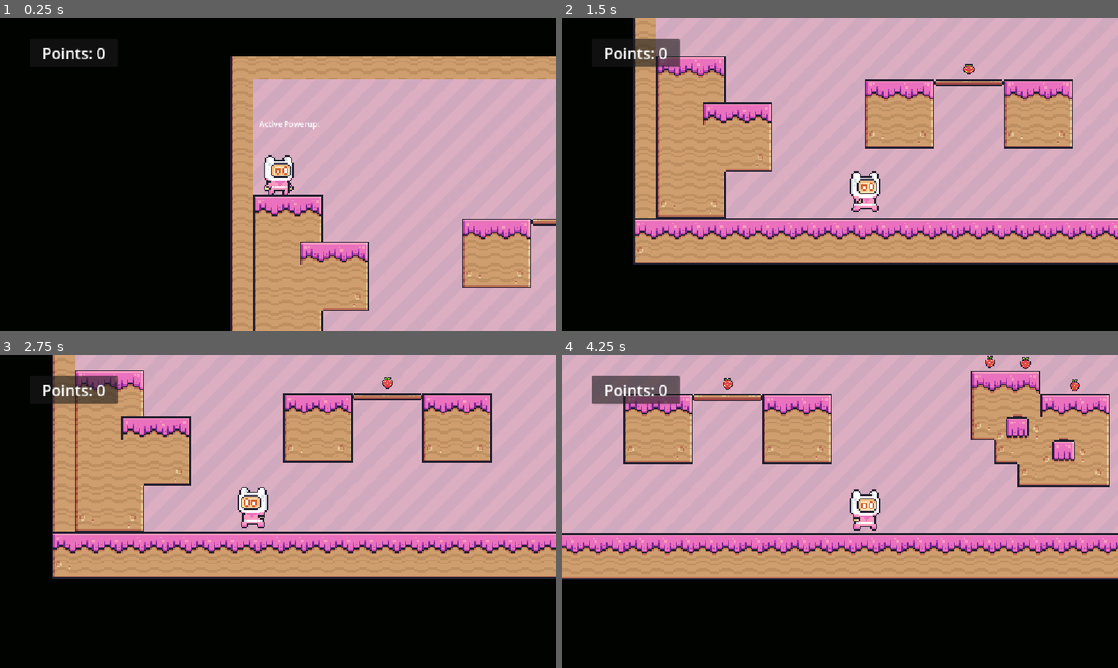
Above: before the commit, frames 1-4 (two rows, left to right).
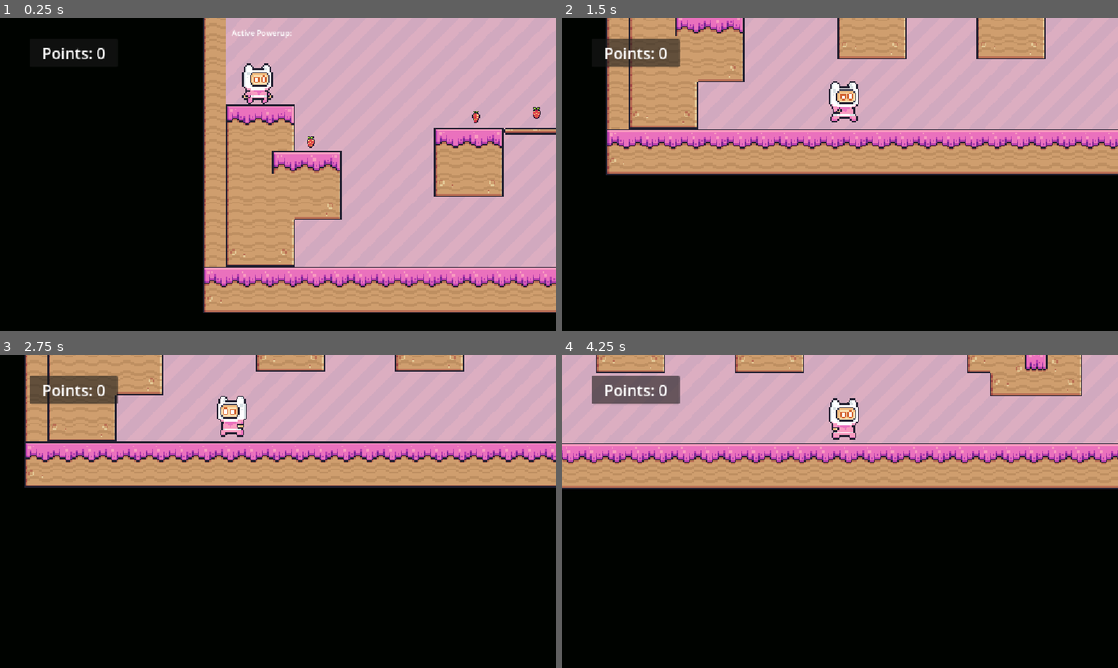
Above: after the commit, the same moments.

Repository: Simonfitz/jamscepticeye
Game: Godot game, scene res://scenes/main.tscn
The game is run twice, just before and just after one commit, with the same random seed, the same clock (stepped at 60 frames per second) and the same inputs.
Inputs:
- Up to frame 1 (0.25 s): no input
- Up to frame 2 (1.5 s): hold Right (right) from 0.53 s (still down); tap Space (jump) at 0.77 s
- Up to frame 3 (2.75 s): tap Space (jump) at 1.52 s; release Right (right) at 2.03 s; hold Left (left) from 2.03 s (still down)
- Up to frame 4 (4.25 s): release Left (left) at 2.78 s; hold Right (right) from 2.78 s (still down); tap Space (jump) at 3.02, 3.77 s

The runs differ from the first frame. In frame 1, 39% of the frame differs, in the area x 36-100%, y 0-100%; in frame 2, 51%; in frame 3, 50%; in frame 4, 55%, in the area x 0-100%, y 0-72%.

Commit message:
Fixed positions for the sprites

Diff:
--- a/super-exciting-game-project/scenes/collectable.tscn
+++ b/super-exciting-game-project/scenes/collectable.tscn
@@ -139,14 +139,12 @@
 
 [node name="AnimatedSprite2D" type="AnimatedSprite2D" parent="."]
 texture_filter = 1
-position = Vector2(497, 66)
 scale = Vector2(1.90625, 1.78125)
 sprite_frames = SubResource("SpriteFrames_01e2c")
 autoplay = "default"
 frame_progress = 0.23439069
 
 [node name="CollisionShape2D" type="CollisionShape2D" parent="."]
-position = Vector2(499, 66)
 shape = SubResource("CapsuleShape2D_jcngj")
 
 [connection signal="body_entered" from="." to="." method="_on_body_entered"]
--- a/super-exciting-game-project/scenes/main.tscn
+++ b/super-exciting-game-project/scenes/main.tscn
@@ -205,7 +205,7 @@
 tile_set = SubResource("TileSet_tbgi4")
 
 [node name="CharacterBody2D" parent="SceneObjects" instance=ExtResource("3_jyhfs")]
-position = Vector2(61, 28)
+position = Vector2(118, 217)
 
 [node name="Camera2D" type="Camera2D" parent="SceneObjects/CharacterBody2D"]
 position = Vector2(44, 199)
@@ -221,16 +221,16 @@
 position = Vector2(2751, 282)
 
 [node name="Collectable4" parent="SceneObjects/CollectablesGroup" instance=ExtResource("4_jyhfs")]
-position = Vector2(747, 187)
+position = Vector2(571, 296)
 
 [node name="Collectable5" parent="SceneObjects/CollectablesGroup" instance=ExtResource("4_jyhfs")]
-position = Vector2(821, 189)
+position = Vector2(697, 289)
 
 [node name="Collectable6" parent="SceneObjects/CollectablesGroup" instance=ExtResource("4_jyhfs")]
-position = Vector2(923, 235)
+position = Vector2(832, 290)
 
 [node name="Collectable7" parent="SceneObjects/CollectablesGroup" instance=ExtResource("4_jyhfs")]
-position = Vector2(204, 232)
+position = Vector2(229, 349)
 
 [node name="Collectable8" parent="SceneObjects/CollectablesGroup" instance=ExtResource("4_jyhfs")]
 position = Vector2(1598, 274)
@@ -243,6 +243,9 @@
 
 [node name="Collectable" parent="SceneObjects/CollectablesGroup" instance=ExtResource("4_jyhfs")]
 position = Vector2(1518, 272)
+
+[node name="Collectable11" parent="SceneObjects/CollectablesGroup" instance=ExtResource("4_jyhfs")]
+position = Vector2(1267, 253)
 
 [node name="Trophy" parent="SceneObjects" instance=ExtResource("6_tefeu")]
 
--- a/super-exciting-game-project/scenes/main_character.tscn
+++ b/super-exciting-game-project/scenes/main_character.tscn
@@ -192,14 +192,13 @@
 }]
 
 [sub_resource type="RectangleShape2D" id="RectangleShape2D_ig48j"]
-size = Vector2(64, 97)
+size = Vector2(55, 86)
 
 [node name="CharacterBody2D" type="CharacterBody2D"]
 script = ExtResource("1_ig48j")
 
 [node name="Sprite2D" type="AnimatedSprite2D" parent="."]
 texture_filter = 1
-position = Vector2(44.000004, 189)
 scale = Vector2(3, 3.428)
 sprite_frames = SubResource("SpriteFrames_8eflq")
 autoplay = "default"
@@ -208,5 +207,5 @@
 flip_h = true
 
 [node name="CollisionShape2D" type="CollisionShape2D" parent="."]
-position = Vector2(46, 193.5)
+position = Vector2(-2.5, 11)
 shape = SubResource("RectangleShape2D_ig48j")
